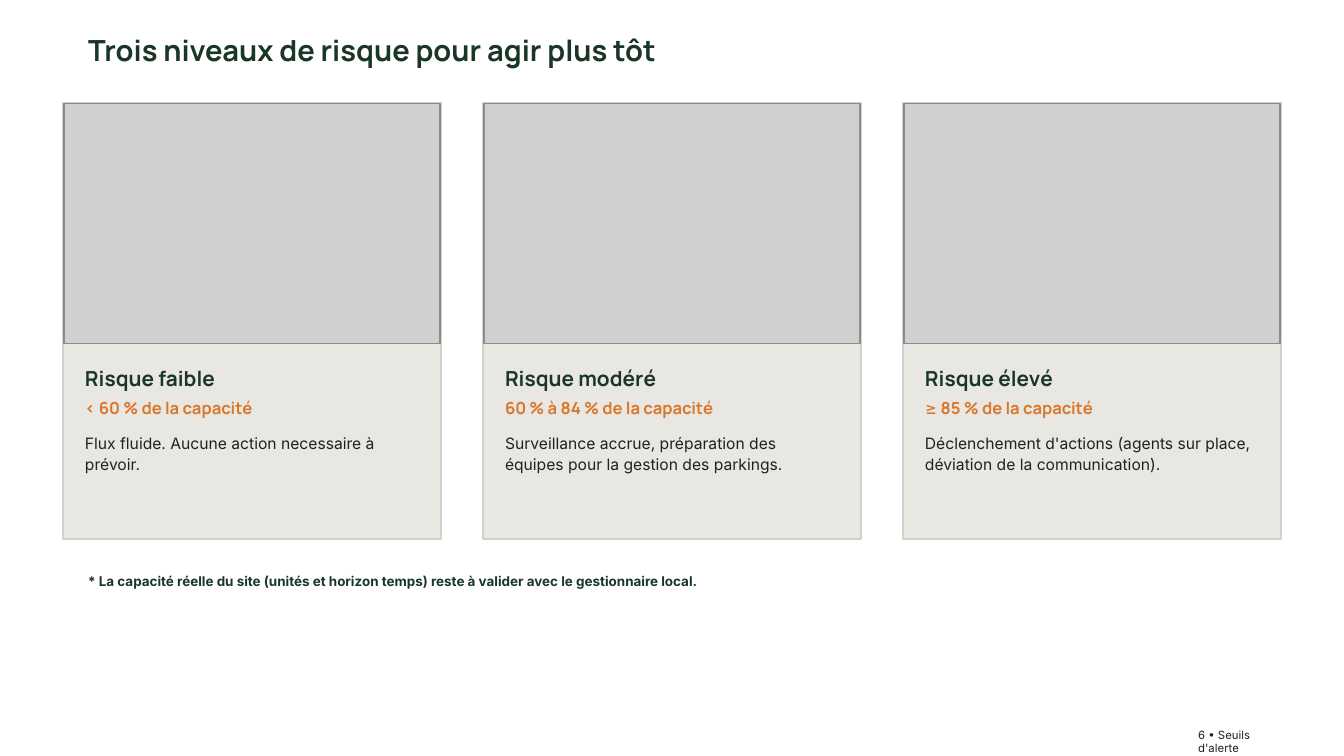
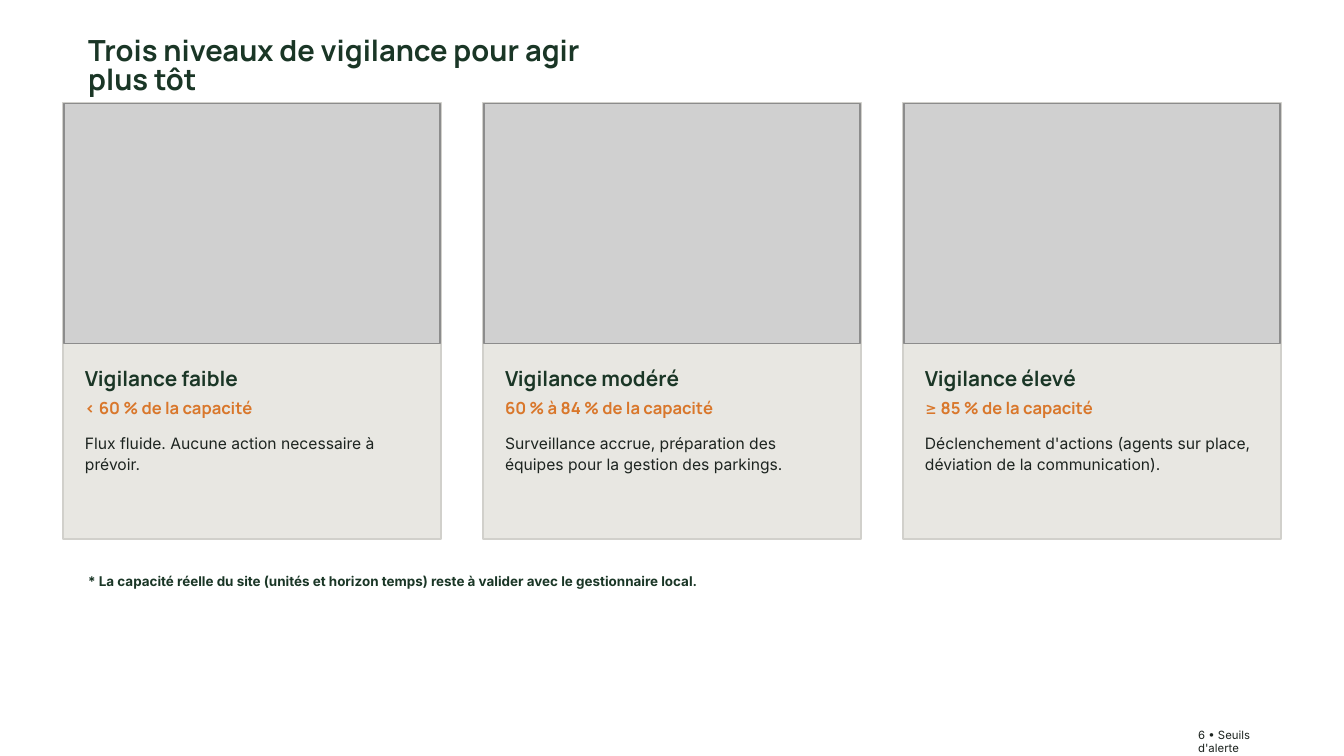
Before and after one commit to Claken/HACKATHON-DGE, a slide deck: slide 6 of livrable/Equipe 2 - Slides.pptx. Drawn at 1344x756 pixels with LibreOffice and Linux fonts; fonts in the diff are those of the drawing; grey boxes stand for pictures; background and template pictures are left out. Boxes give left, top, right and bottom in pixels: in the first picture for what was removed or moved away, otherwise in the second. Text is boxed around its words. In the diff, an @@ line names an element or a change of style, - is before the commit and + after.

```diff
--- a/livrable/Equipe 2 - Slides.pptx
+++ b/livrable/Equipe 2 - Slides.pptx
@@ text at (88, 39, 579, 97): text changed @@
-Trois niveaux de risque pour agir plus tôt
+Trois niveaux de vigilance pour agir plus tôt
@@ text at (85, 370, 238, 392): text changed @@
-Risque faible
+Vigilance faible
@@ text at (505, 369, 679, 392): text changed @@
-Risque modéré
+Vigilance modéré
@@ text at (925, 369, 1075, 392): text changed @@
-Risque élevé
+Vigilance élevé
```
Also in this commit, not shown: 1 other slide changed.
